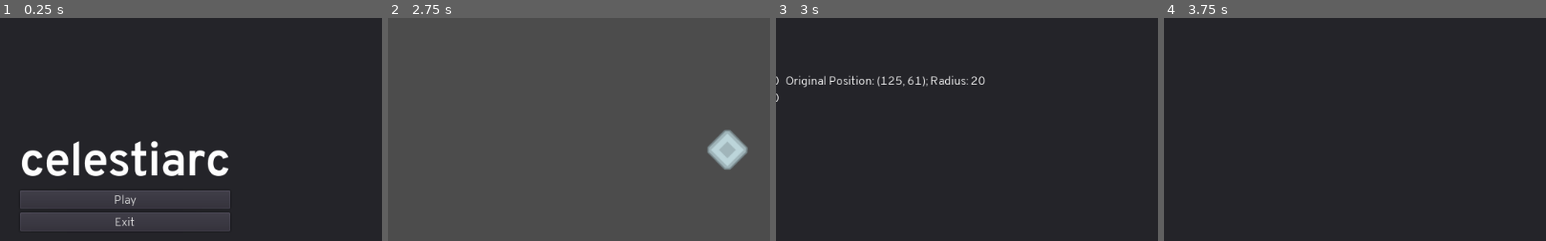
Above: before the commit, frames 1-4 (left to right).
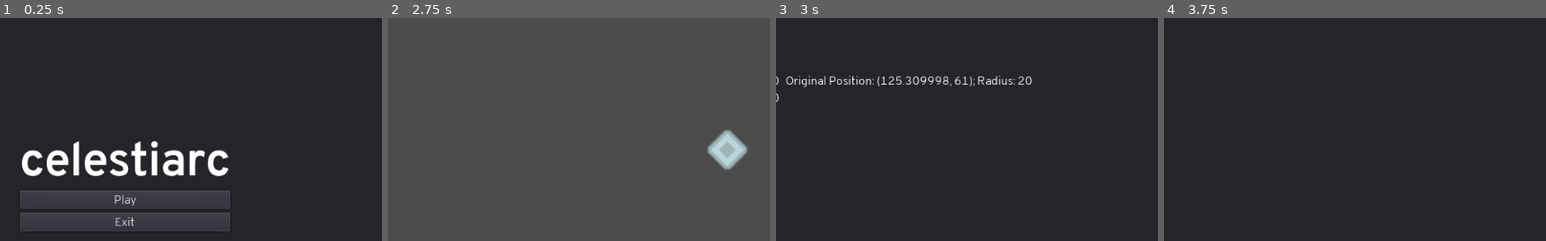
Above: after the commit, the same moments.

Repository: DrgnInventor/celestiarc
Game: Godot game, scene res://scenes/MainMenu.tscn
Same seed, same stepped clock (60 frames per second), same inputs: the game is played once before the commit and once after it.
Inputs:
- Up to frame 1 (0.25 s): no input
- Up to frame 2 (2.75 s): click "Play" at 0.5 s; click "Confirm" at 1.25 s; click "Confirm" at 2 s
- Up to frame 3 (3 s): click "Forecast" at 2.75 s
- Up to frame 4 (3.75 s): click "Collidix" at 3.5 s
The pictures show only the part of the screen within x 34-84%, y 15-65%; the shares and areas given below are measured in that part.

Frames 1-2 are identical in both runs. In frame 3, 0.7% of the frame differs, in the area x 33-67%, y 25-31%; in frame 4, nothing differs.

Commit message:
GLOBAL NUMBER ROUNDER

Diff:
--- a/scripts/Forecaster.gd
+++ b/scripts/Forecaster.gd
@@ -7,8 +7,10 @@
 	var mTable = []
 	var format = "Position: %s; Velocity: %s"
 	for meteor in data:
-		var v = meteor.velocity
+		var v = stepify(meteor.velocity, Globals.number_rounder)
 		var pos = CoordUtil.px_to_canon_coord(meteor.global_position)
+		pos.y = stepify(pos.y, Globals.number_rounder)
+		pos.x = stepify(pos.x, Globals.number_rounder)
 		mTable.append(format % [pos, v])
 	return mTable
 
@@ -18,8 +20,8 @@
 	var format = "Original Position: %s; Radius: %s"
 	for platform in data:
 		var pos = CoordUtil.px_to_canon_coord(platform.global_position)
-		pos.y = stepify(pos.y, 1)
-		pos.x = stepify(pos.x, 1)
+		pos.y = stepify(pos.y, Globals.number_rounder)
+		pos.x = stepify(pos.x, Globals.number_rounder)
 		var radius = platform.radius
 		pTable.append(format % [pos, radius])
 	return pTable
--- a/scripts/Globals.gd
+++ b/scripts/Globals.gd
@@ -2,3 +2,4 @@
 
 # Shows whether level has been started and whether physics need to be applied
 var level_running = false
+var number_rounder = 0.01
--- a/scripts/main.gd
+++ b/scripts/main.gd
@@ -131,11 +131,11 @@
 					val_1 = "-"
 					val_2 = "-"
 				1:
-					val_1 = str(stepify(offsets[0], roundTo))
+					val_1 = str(stepify(offsets[0], Globals.number_rounder))
 					val_2 = "-"
 				2:
-					val_1 = str(stepify(offsets[0], roundTo))
-					val_2 = str(stepify(offsets[1], roundTo))
+					val_1 = str(stepify(offsets[0], Globals.number_rounder))
+					val_2 = str(stepify(offsets[1], Globals.number_rounder))
 				_:
 					push_error("'offsets' is in wrong shape! ")
 
